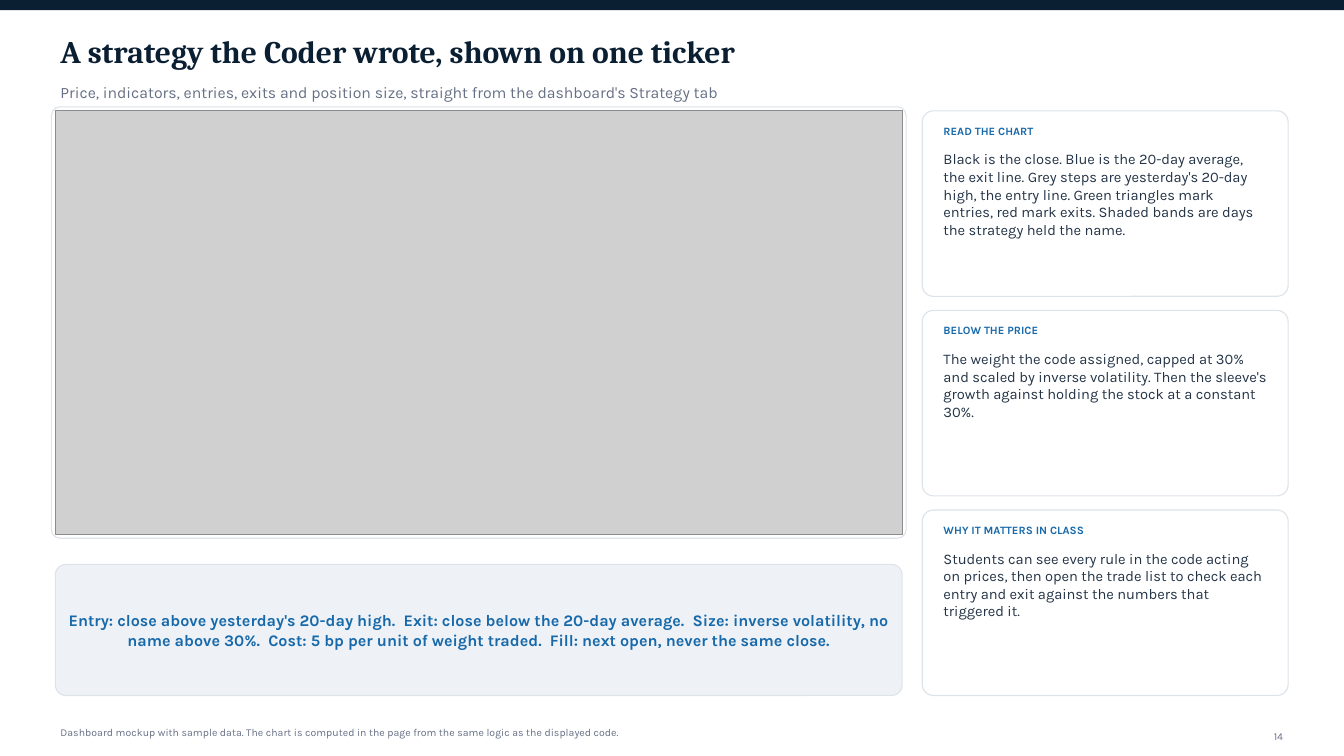
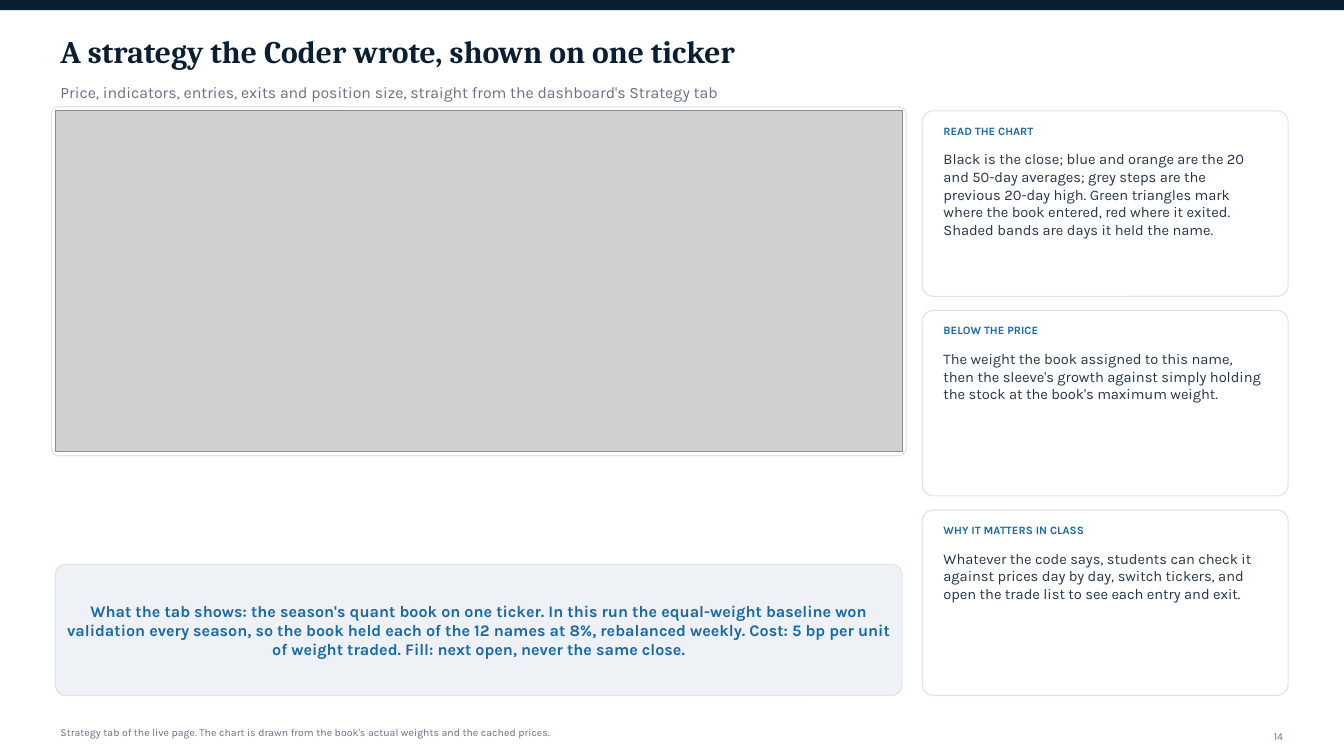
Before and after one commit to jimkliew/aiInvesting, a slide deck: slide 14 of docs/slides/aiInvesting-slides.pptx. Drawn at 1344x756 pixels with LibreOffice and Linux fonts; fonts in the diff are those of the drawing; grey boxes stand for pictures. Boxes give left, top, right and bottom in pixels: in the first picture for what was removed or moved away, otherwise in the second. Text is boxed around its words. In the diff, an @@ line names an element or a change of style, - is before the commit and + after.

Commit message:
Recorded 6-season run, live screenshots, rebuilt slides with real results; coach told which personas are active

```diff
--- a/docs/slides/aiInvesting-slides.pptx
+++ b/docs/slides/aiInvesting-slides.pptx
@@ rounded rectangle: place and size @@
-rounded rectangle at <box>51,107,906,538</box>
+rounded rectangle at <box>51,107,906,456</box>
@@ picture: place and size @@
-picture at <box>55,111,902,534</box>
+picture at <box>55,111,902,452</box>
@@ text at <box>943,154,1244,239</box>: text changed @@
-Black is the close. Blue is the 20-day average, the exit line. Grey steps are yesterday's 20-day high, the entry line. Green triangles mark entries, red mark exits. Shaded bands are days the strategy held the name.
+Black is the close; blue and orange are the 20 and 50-day averages; grey steps are the previous 20-day high. Green triangles mark where the book entered, red where it exited. Shaded bands are days it held the name.
@@ text at <box>943,354,1261,403</box>: text changed @@
-The weight the code assigned, capped at 30% and scaled by inverse volatility. Then the sleeve's growth against holding the stock at a constant 30%.
+The weight the book assigned to this name, then the sleeve's growth against simply holding the stock at the book's maximum weight.
@@ text at <box>943,554,1251,603</box>: text changed @@
-Students can see every rule in the code acting on prices, then open the trade list to check each entry and exit against the numbers that triggered it.
+Whatever the code says, students can check it against prices day by day, switch tickers, and open the trade list to see each entry and exit.
@@ text in rounded rectangle at <box>67,605,890,659</box>: text changed @@
-Entry: close above yesterday's 20-day high. Exit: close below the 20-day average. Size: inverse volatility, no name above 30%. Cost: 5 bp per unit of weight traded. Fill: next open, never the same close.
+What the tab shows: the season's quant book on one ticker. In this run the equal-weight baseline won validation every season, so the book held each of the 12 names at 8%, rebalanced weekly. Cost: 5 bp per unit of weight traded. Fill: next open, never the same close.
@@ text at <box>60,729,549,739</box>: text changed @@
-Dashboard mockup with sample data. The chart is computed in the page from the same logic as the displayed code.
+Strategy tab of the live page. The chart is drawn from the book's actual weights and the cached prices.
```
Also in this commit, not shown: 8 other slides changed, 1 slide added, 51 other files.
